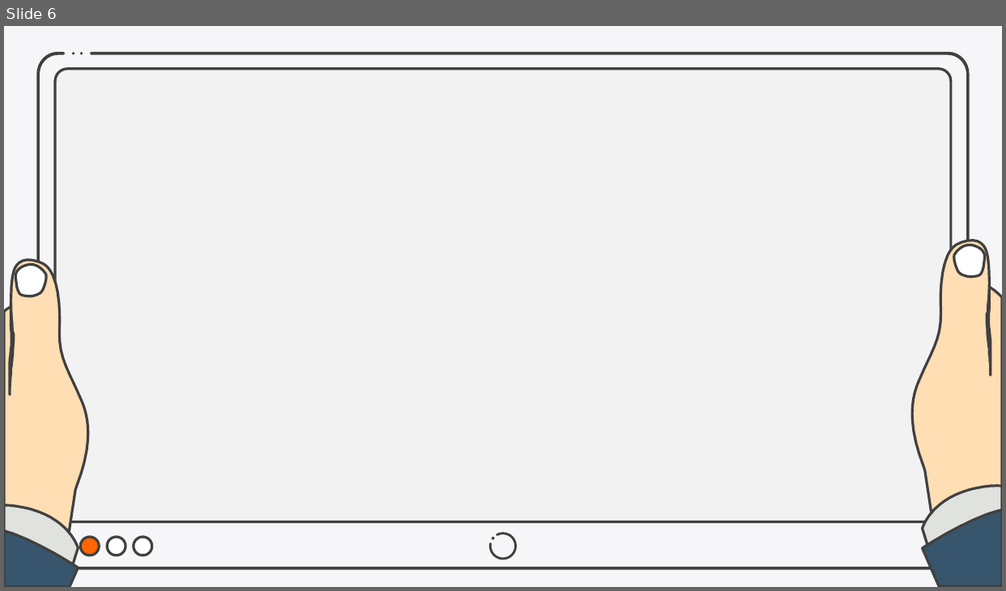
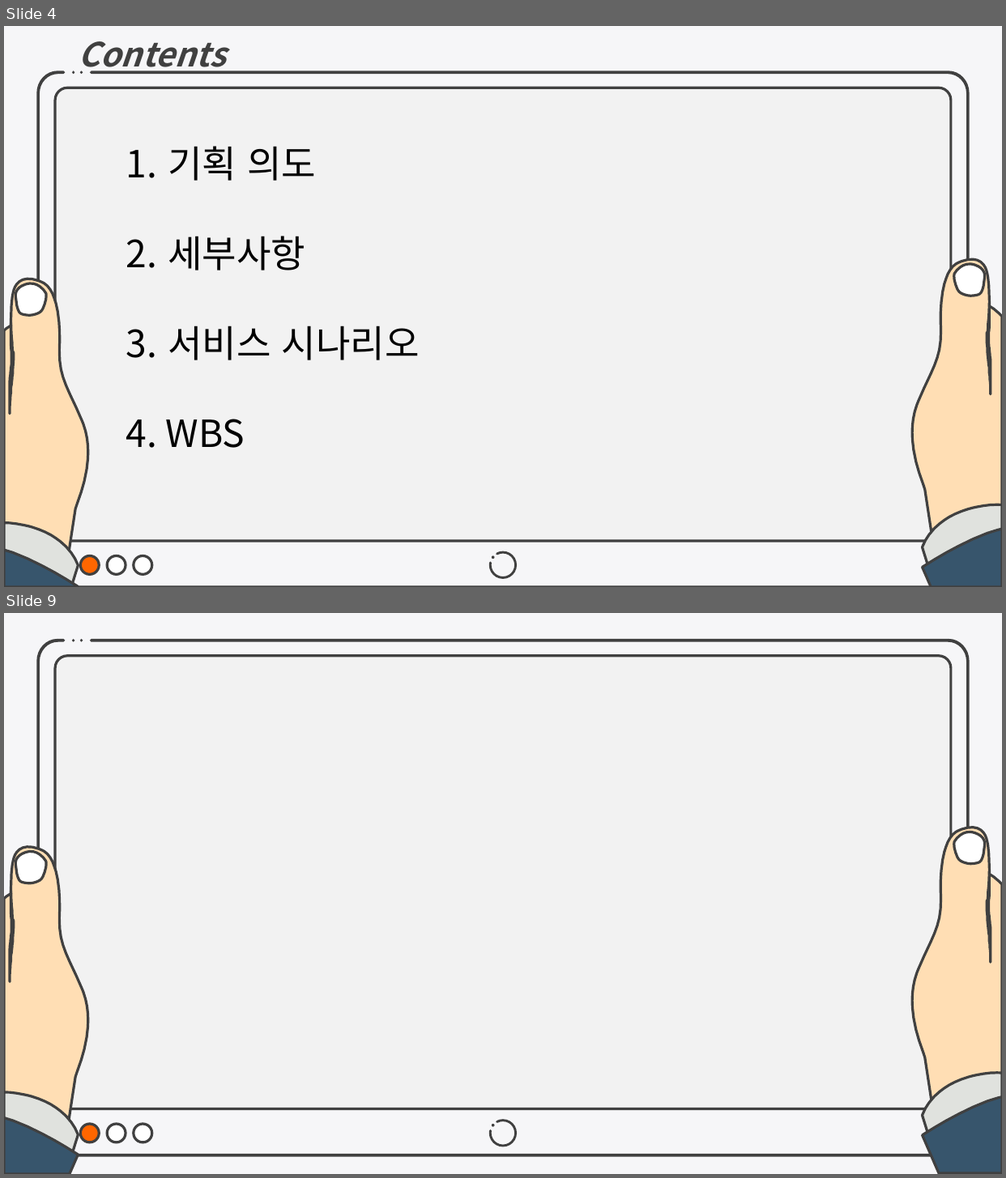
Before and after one commit to lee-dk/Final_Project, a slide deck: ppt/[융복합프로젝트]10조_또왓슈.pptx. Shown one above the other, each under a label of ours: slide 6 before the commit, slides 4 and 9 after it; the slides between them are not shown. The pictures are 1006x591 and 1006x1178 pixels, drawn with LibreOffice and Linux fonts; fonts in the diff are those of the drawing. Boxes give left, top, right and bottom in pixels: in the first picture for what was removed or moved away, otherwise in the second. Text is boxed around its words. In the diff, an @@ line names an element or a change of style, - is before the commit and + after.

```diff
--- a/ppt/[융복합프로젝트]10조_또왓슈.pptx
+++ b/ppt/[융복합프로젝트]10조_또왓슈.pptx
@@ slide 4 added at (4, 26, 1002, 587), background #F6F6F8 @@
@@ text added at (78, 41, 226, 74), 32 pt, text #404040, bold, italic @@
+Contents
@@ text added at (166, 146, 420, 448), 36 pt, text #000000 @@
+1. 기획 의도
+2. 세부사항
+3. 서비스 시나리오
+4. WBS
@@ group added at (4, 71, 1002, 587): 11 freeform shapes, 4 ellipses, 1 round same rect, 1 arc (boxed as its full ellipse) @@
@@ what was slide 6 is now slide 9 @@
```
Also in this commit, not shown: 3 slides changed, 12 other slides added.
